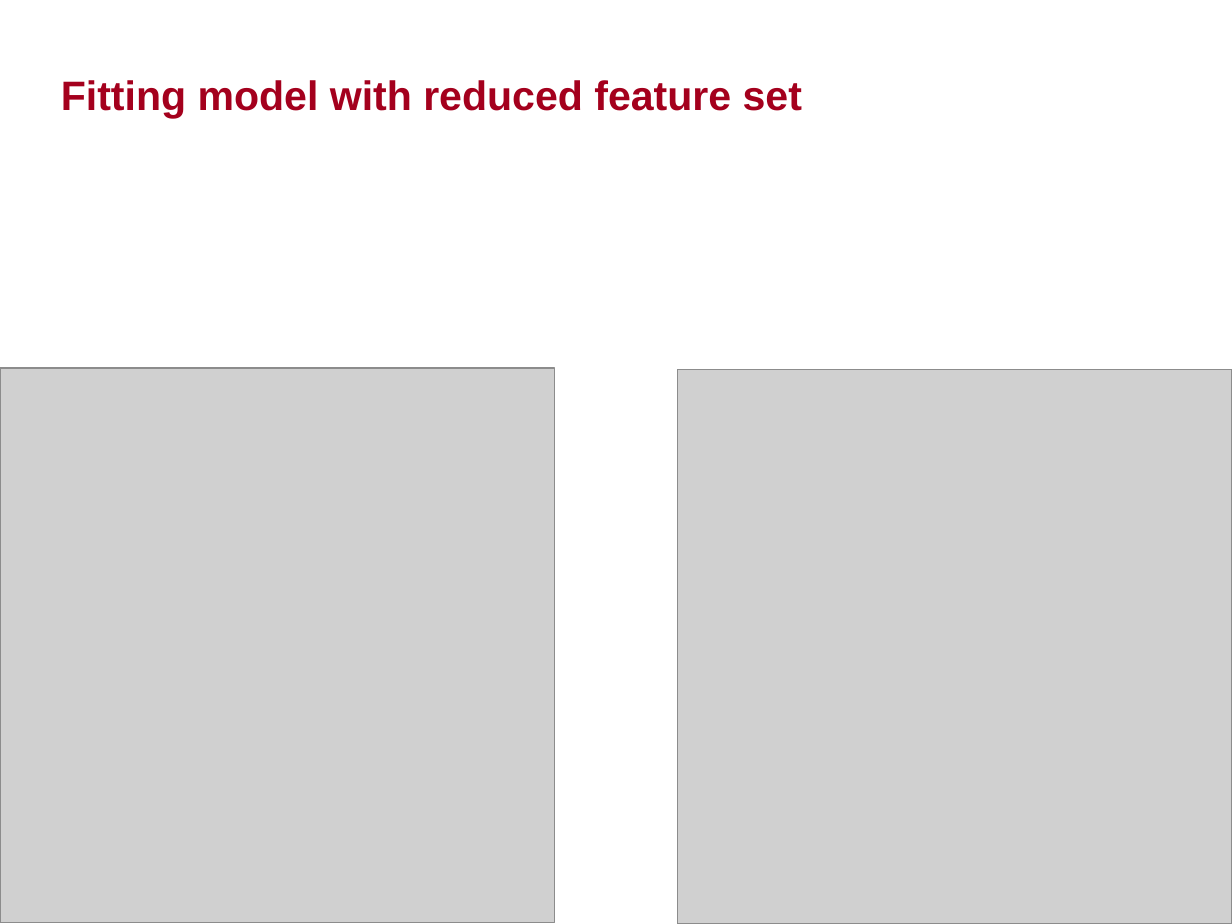
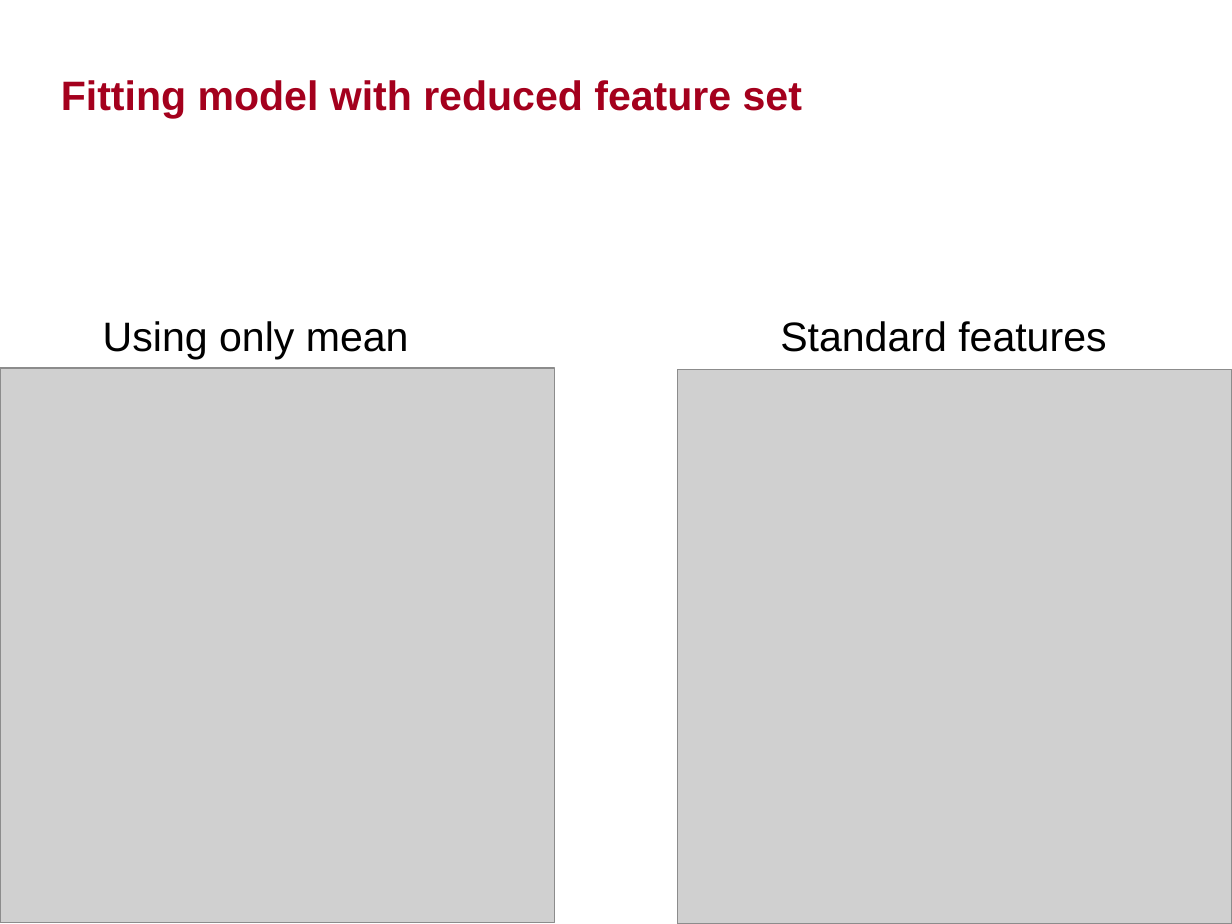
Before and after one commit to tangkong/MechPropModels, a slide deck: slide 6 of results/MechPropModels_summary.pptx. Drawn at 1232x924 pixels with LibreOffice and Linux fonts; fonts in the diff are those of the drawing; grey boxes stand for pictures; background and template pictures are left out. Boxes give left, top, right and bottom in pixels: in the first picture for what was removed or moved away, otherwise in the second. Text is boxed around its words. In the diff, an @@ line names an element or a change of style, - is before the commit and + after.

```diff
--- a/results/MechPropModels_summary.pptx
+++ b/results/MechPropModels_summary.pptx
@@ text added at box(103, 321, 409, 360), 24 pt, text #000000 @@
+Using only mean
@@ text added at box(780, 321, 1106, 352), 24 pt, text #000000 @@
+Standard features
```
Also in this commit, not shown: 4 other slides changed, 15 slides added, 40 other files.
